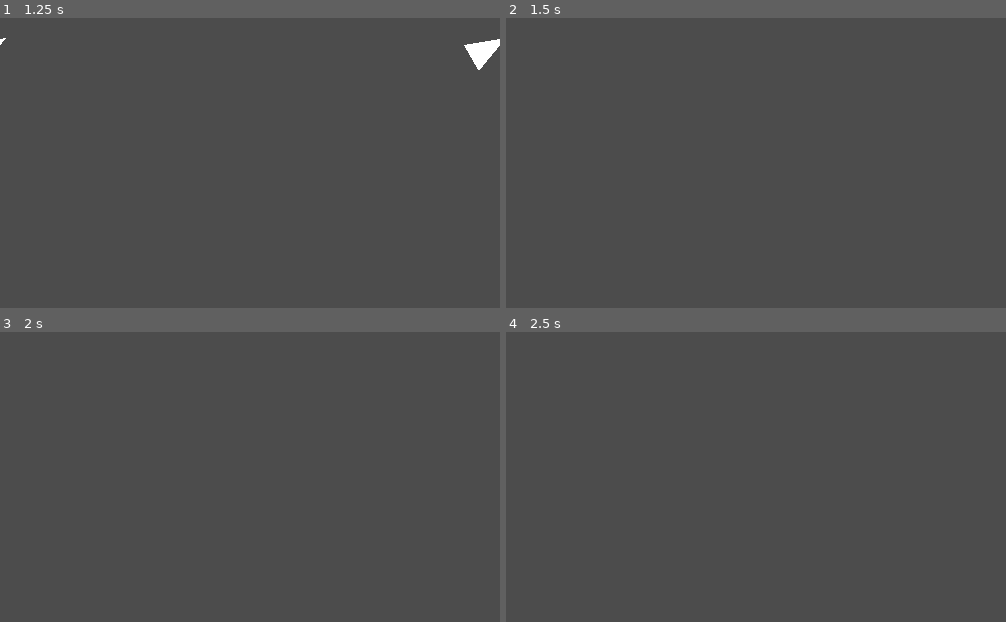
Above: before the commit, frames 1-4 (two rows, left to right).
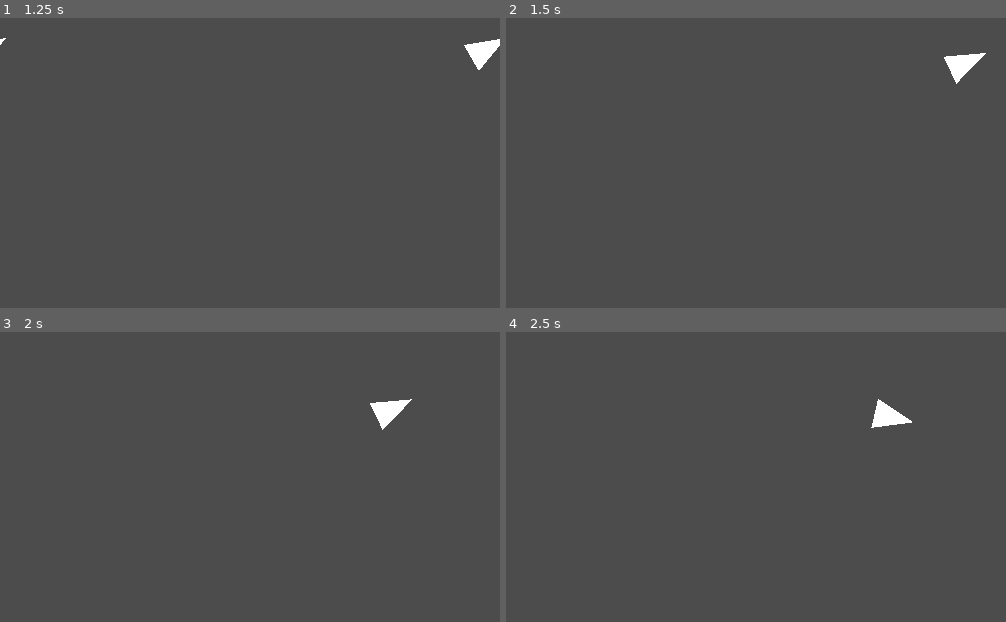
Above: after the commit, the same moments.

Repository: leddkire/godot-asteroids
Game: Godot game, scene res://Main.tscn
The game is run twice, just before and just after one commit, with the same random seed, the same clock (stepped at 60 frames per second) and the same inputs.
Inputs:
- Up to frame 1 (1.25 s): tap Enter at 0.5 s; hold Right (move_right) from 0.53 s (still down)
- Up to frame 2 (1.5 s): release Right (move_right) at 1.28 s; hold Down (move_down) from 1.28 s (still down)
- Up to frame 3 (2 s): keep holding Down (move_down)
- Up to frame 4 (2.5 s): release Down (move_down) at 2.03 s; hold Right (move_right) from 2.03 s (still down)

Frame 1 is identical in both runs. In frame 2, 0.4% of the frame differs, in the area x 87-96%, y 12-23%; in frame 3, 0.4%; in frame 4, 0.4%.

Commit message:
Add condition for applying wrapping on the visible ship only
- This workaround shouldn't be necessary, there's something else going on with the physics where the collision of the edge and a ship is being detected when its position is changed.

Diff:
--- a/ShipEdgePositionController/ShipEdgePositionController.gd
+++ b/ShipEdgePositionController/ShipEdgePositionController.gd
@@ -20,10 +20,15 @@
     if body.is_in_group(GroupConstants.DRIFTS):
         if side_exited == Edge_Side.OUTER:
             body.on_outer_edge_exited()
-        if side_exited == Edge_Side.INNER:
+        if (side_exited == Edge_Side.INNER and is_inside_screen(body)) :
             var ships : Array = self.get_tree().get_nodes_in_group(GroupConstants.SHIP)
             ships.erase(body)
             _reposition_ships_around(body,ships)
+
+func is_inside_screen(body):
+    var screen_width = ProjectSettings.get_setting("display/window/size/width")
+    var screen_height = ProjectSettings.get_setting("display/window/size/height")
+    return body.position.x < screen_width and body.position.x > 0 and body.position.y < screen_height and body.position.y > 0
 
 func _reposition_ships_around(object,objects):
     var screen_width = ProjectSettings.get_setting("display/window/size/width")
